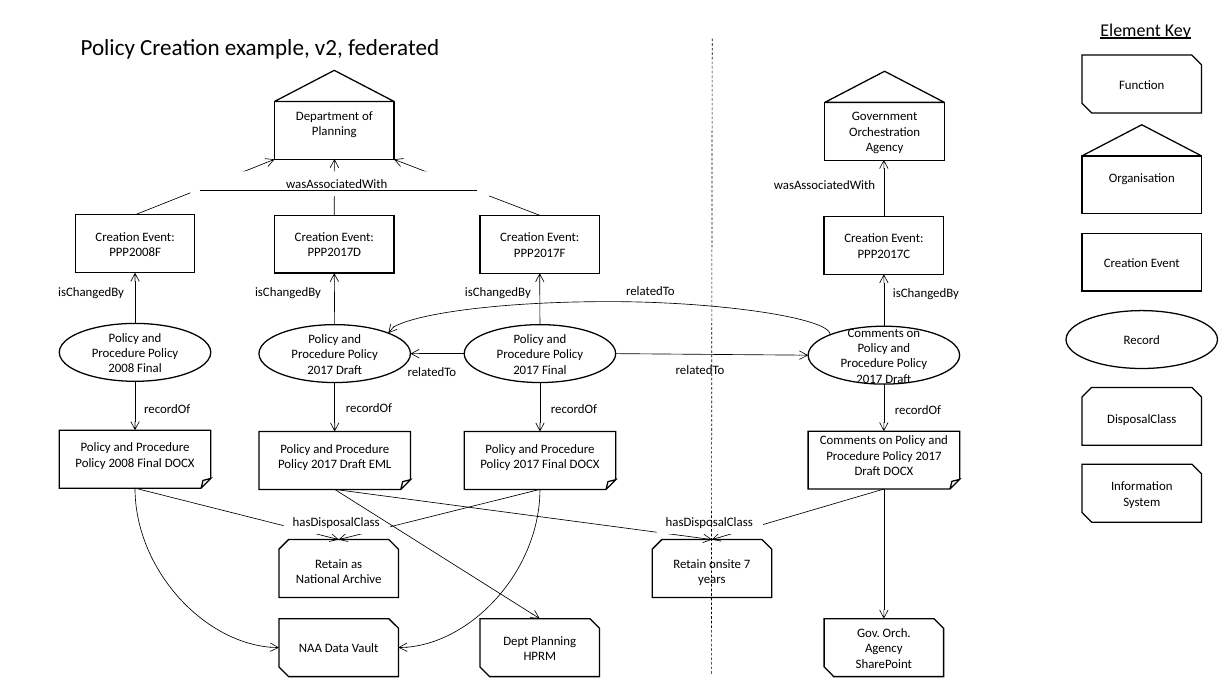
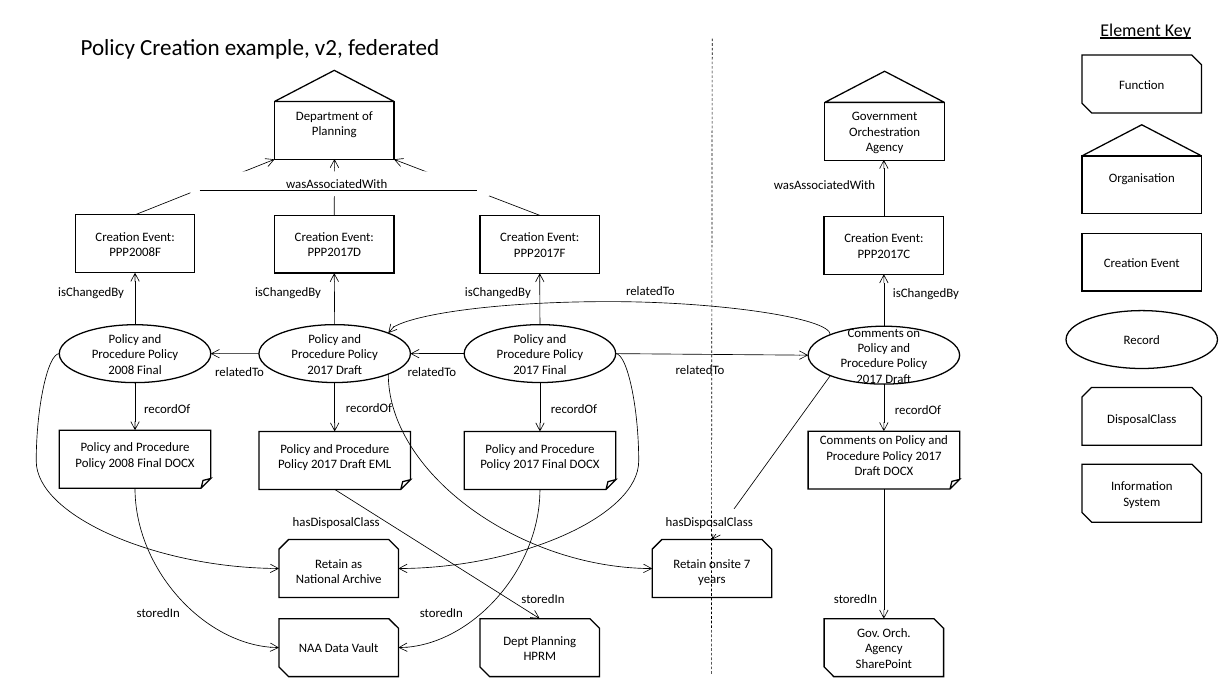
Before and after one commit to AGLDWG/agrif-ont, a slide deck: slide 2 of examples/graphs.pptx. Drawn at 1232x693 pixels with LibreOffice and Linux fonts; fonts in the diff are those of the drawing. Boxes give left, top, right and bottom in pixels: in the first picture for what was removed or moved away, otherwise in the second. Text is boxed around its words. In the diff, an @@ line names an element or a change of style, - is before the commit and + after.

Commit message:
policy creation e.g. 2

```diff
--- a/examples/graphs.pptx
+++ b/examples/graphs.pptx
@@ curved arrow added from (59, 354) to (279, 568), #000000 0.5 pt @@
@@ arrow added from (259, 354) to (211, 354), #000000 0.5 pt @@
@@ curved arrow added from (616, 354) to (398, 568), #000000 0.5 pt @@
@@ text added at box(215, 367, 264, 376), 10 pt, text #000000 @@
+relatedTo
@@ curved arrow added from (388, 374) to (653, 568), #000000 0.5 pt @@
@@ arrow moved from (884, 489) - (712, 540) to (831, 376) - (712, 540) @@
@@ arrow removed from (135, 488) to (339, 540) @@
@@ arrow removed from (335, 490) to (712, 540) @@
@@ arrow removed from (540, 490) to (339, 540) @@
@@ text added at box(521, 594, 564, 607), 10 pt, text #000000 @@
+storedIn
@@ text added at box(834, 594, 877, 603), 10 pt, text #000000 @@
+storedIn
@@ text added at box(137, 608, 180, 617), 10 pt, text #000000 @@
+storedIn
@@ text added at box(420, 608, 463, 617), 10 pt, text #000000 @@
+storedIn
```
